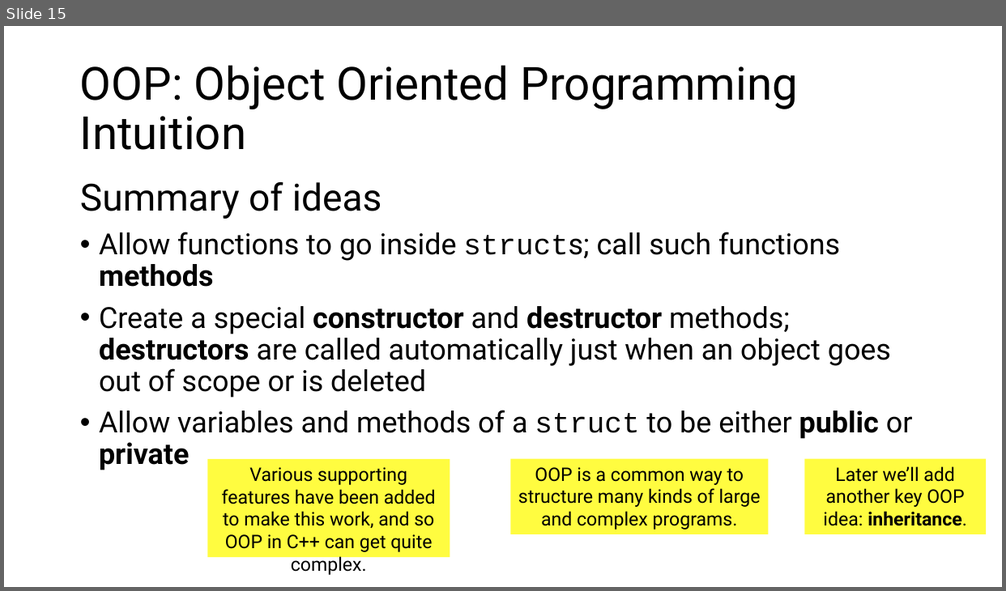
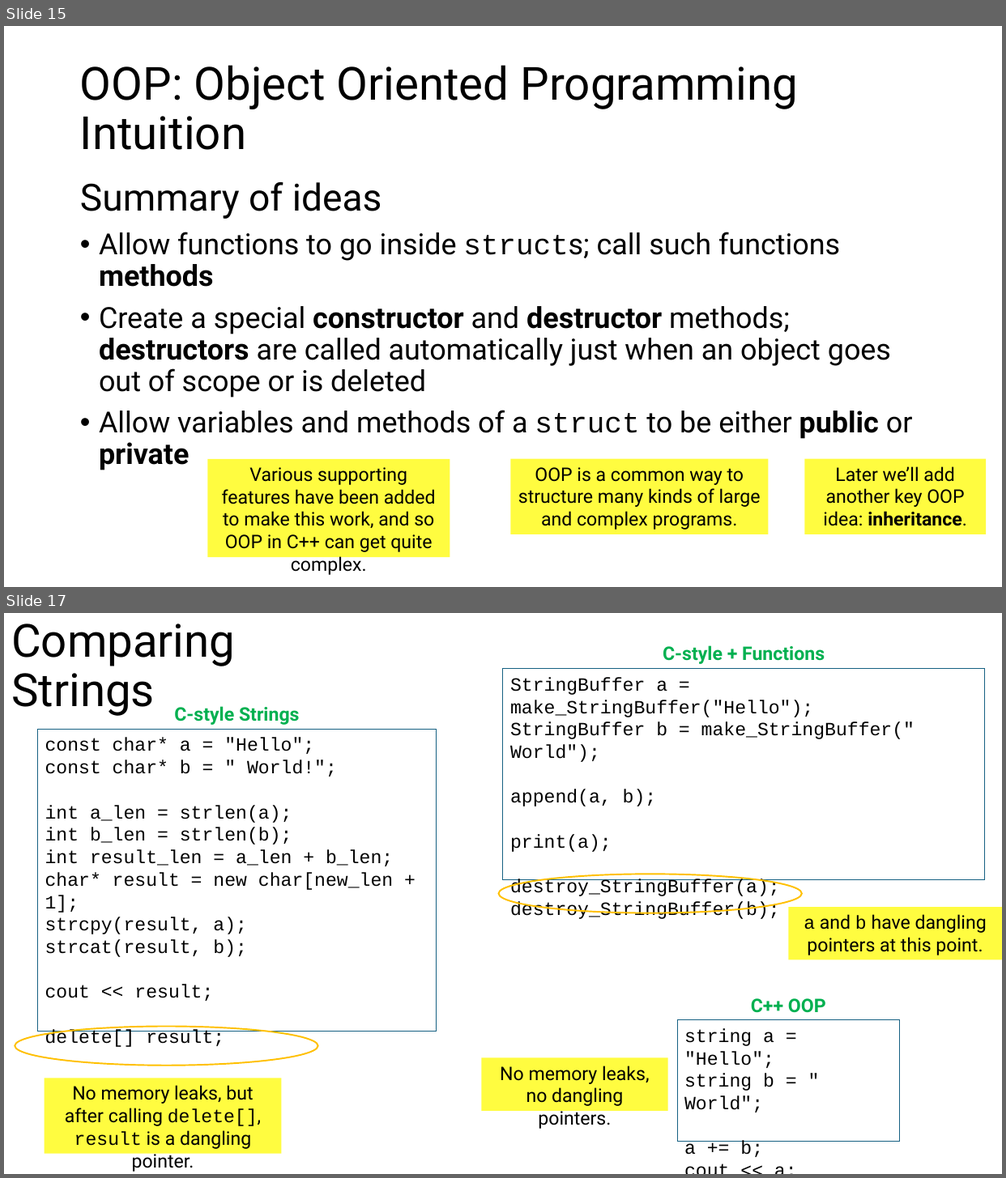
Before and after one commit to tjd1234/cmpt125spring2026, a slide deck: notes/week5/week5.pptx. Shown one above the other, each under a label of ours: slide 15 before the commit, slides 15 and 17 after it; the slides between them are not shown. The pictures are 1006x591 and 1006x1178 pixels, drawn with LibreOffice and Linux fonts; fonts in the diff are those of the drawing. Boxes give left, top, right and bottom in pixels: in the first picture for what was removed or moved away, otherwise in the second. Text is boxed around its words. In the diff, an @@ line names an element or a change of style, - is before the commit and + after.

```diff
--- a/notes/week5/week5.pptx
+++ b/notes/week5/week5.pptx
@@ slide 17 added at [4,613,1002,1174], background #FFFFFF @@
@@ title added at [11,624,235,716], 44 pt, text #000000 @@
+Comparing Strings
@@ text added at [663,645,825,664], 18 pt, text #00B050, bold @@
+C-style + Functions
@@ rectangle added at [503,668,985,880], outline #156082 0.75 pt, 18 pt, text #000000 @@
+StringBuffer a = make_StringBuffer("Hello");
+StringBuffer b = make_StringBuffer(" World");
+append(a, b);
+print(a);
+destroy_StringBuffer(a);
+destroy_StringBuffer(b);
@@ text added at [174,706,300,725], 18 pt, text #00B050, bold @@
+C-style Strings
@@ rectangle added at [38,729,437,1032], outline #156082 0.75 pt, 18 pt, text #000000 @@
+const char* a = "Hello";
+const char* b = " World!";
+int a_len = strlen(a);
+int b_len = strlen(b);
+int result_len = a_len + b_len;
+char* result = new char[new_len + 1];
+strcpy(result, a);
+strcat(result, b);
+cout << result;
+delete[] result;
@@ ellipse added at [499,875,802,914], outline #FFC000 1.5 pt @@
@@ rectangle added at [789,907,1002,960], fill #FFFC00 at 75% opacity, 18 pt, text #000000 @@
+a and b have dangling pointers at this point.
@@ text added at [751,999,826,1013], 18 pt, text #00B050, bold @@
+C++ OOP
@@ rectangle added at [677,1020,899,1142], outline #156082 0.75 pt, 18 pt, text #000000 @@
+string a = "Hello";
+string b = " World";
+a += b;
+cout << a;
@@ ellipse added at [15,1027,317,1066], outline #FFC000 1.5 pt @@
@@ rectangle added at [482,1059,668,1112], fill #FFFC00 at 75% opacity, 18 pt, text #000000 @@
+No memory leaks, no dangling pointers.
@@ rectangle added at [44,1079,282,1154], fill #FFFC00 at 75% opacity, 18 pt, text #000000 @@
+No memory leaks, but after calling delete[], result is a dangling pointer.
```
Also in this commit, not shown: 2 slides changed, 1 other slide added, 4 other files.
